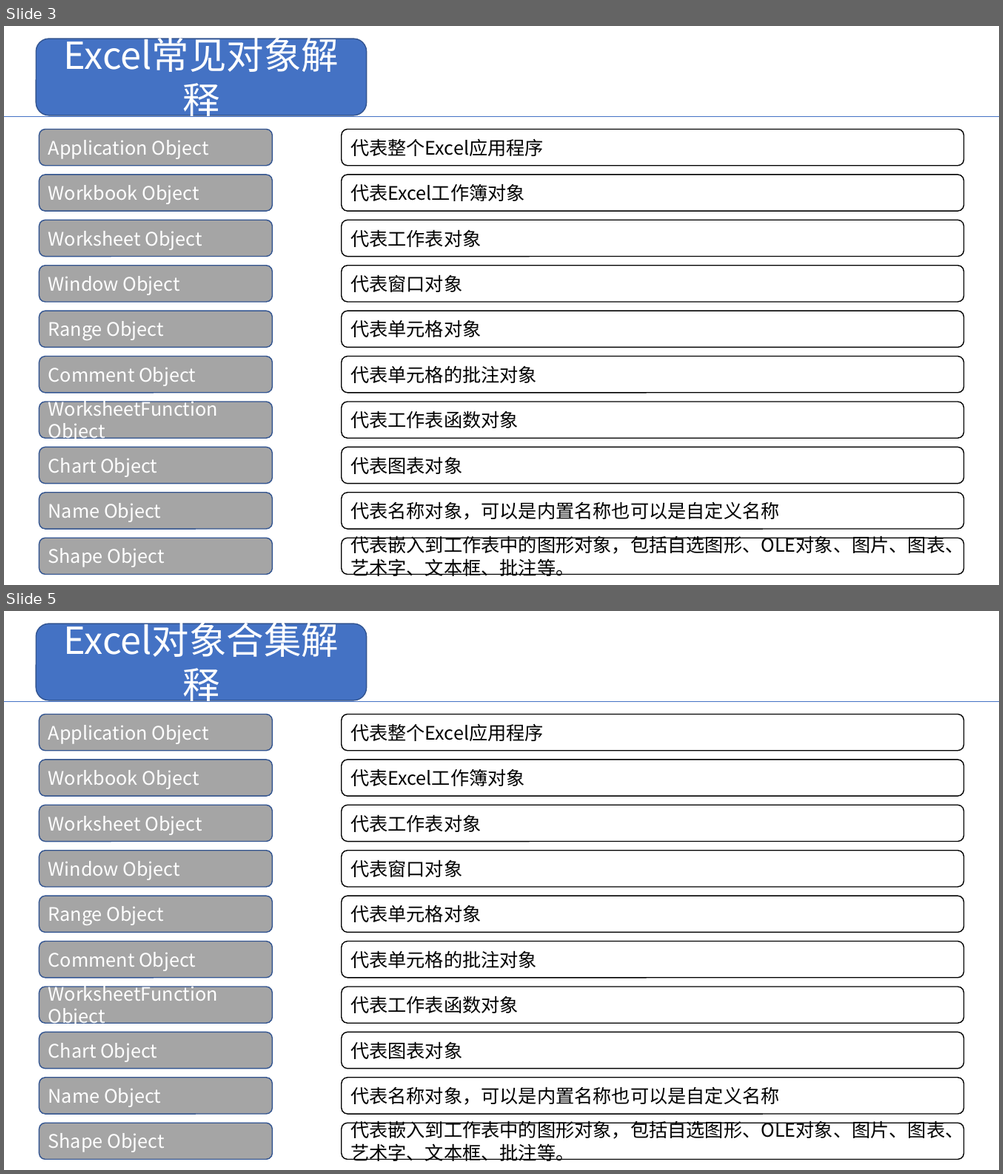
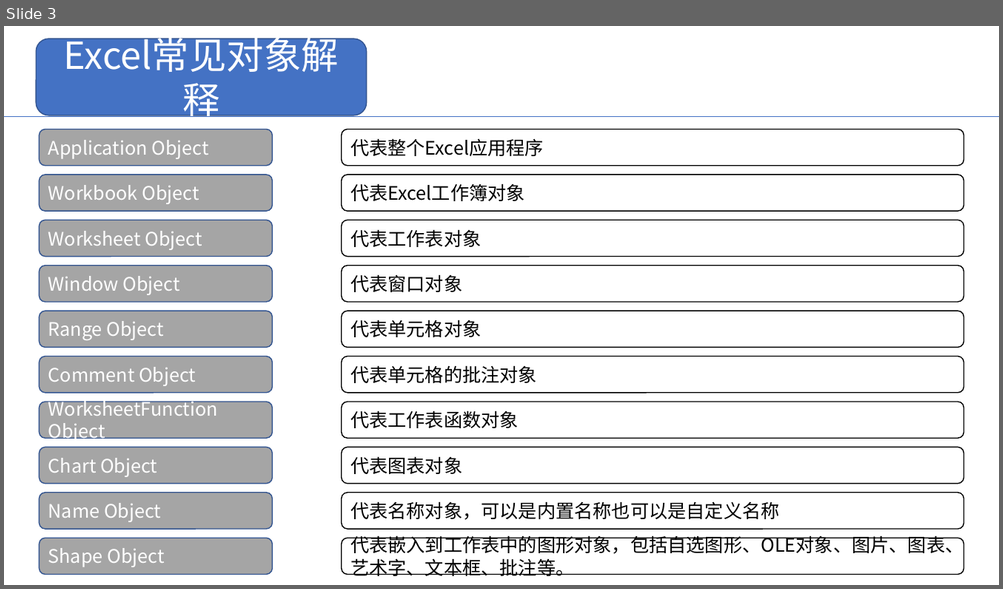
Before and after one commit to AnsenYue/Office-VBA-Study, a slide deck: Study Notes/Excel VBA/Excel VBA Notes.pptx. Shown one above the other, each under a label of ours: slides 3 and 5 before the commit, slide 3 after it; the slides between them are not shown. The pictures are 1003x1174 and 1003x589 pixels, drawn with LibreOffice and Linux fonts; fonts in the diff are those of the drawing. Boxes give left, top, right and bottom in pixels: in the first picture for what was removed or moved away, otherwise in the second. Text is boxed around its words. In the diff, an @@ line names an element or a change of style, - is before the commit and + after.

Commit message:
新增Excel对象总结

```diff
--- a/Study Notes/Excel VBA/Excel VBA Notes.pptx
+++ b/Study Notes/Excel VBA/Excel VBA Notes.pptx
@@ slide 5 removed at (4, 611, 999, 1170), background #FFFFFF @@
@@ rounded rectangle removed at (36, 624, 367, 701) @@
-Excel对象合集解释
@@ line removed from (4, 701) to (999, 701) @@
@@ rounded rectangle removed at (39, 714, 273, 751) @@
-Application Object
@@ rounded rectangle removed at (341, 714, 964, 751) @@
-代表整个Excel应用程序
@@ rounded rectangle removed at (39, 760, 273, 796) @@
-Workbook Object
@@ rounded rectangle removed at (341, 760, 964, 796) @@
-代表Excel工作簿对象
@@ rounded rectangle removed at (39, 805, 273, 842) @@
-Worksheet Object
@@ rounded rectangle removed at (341, 805, 964, 842) @@
-代表工作表对象
@@ rounded rectangle removed at (39, 851, 273, 887) @@
-Window Object
@@ rounded rectangle removed at (341, 851, 964, 887) @@
-代表窗口对象
@@ rounded rectangle removed at (39, 896, 273, 933) @@
-Range Object
@@ rounded rectangle removed at (341, 896, 964, 933) @@
-代表单元格对象
@@ rounded rectangle removed at (39, 942, 273, 978) @@
-Comment Object
@@ rounded rectangle removed at (341, 942, 964, 978) @@
-代表单元格的批注对象
@@ rounded rectangle removed at (39, 987, 273, 1024) @@
-WorksheetFunction Object
@@ rounded rectangle removed at (341, 987, 964, 1024) @@
-代表工作表函数对象
@@ rounded rectangle removed at (39, 1033, 273, 1069) @@
-Chart Object
@@ rounded rectangle removed at (341, 1033, 964, 1069) @@
-代表图表对象
@@ rounded rectangle removed at (39, 1078, 273, 1115) @@
-Name Object
@@ rounded rectangle removed at (341, 1078, 964, 1115) @@
-代表名称对象，可以是内置名称也可以是自定义名称
@@ rounded rectangle removed at (39, 1124, 273, 1160) @@
-Shape Object
@@ rounded rectangle removed at (341, 1124, 964, 1160) @@
-代表嵌入到工作表中的图形对象，包括自选图形、OLE对象、图片、图表、艺术字、文本框、批注等。
```
Also in this commit, not shown: 1 slide changed, 1 slide added.
